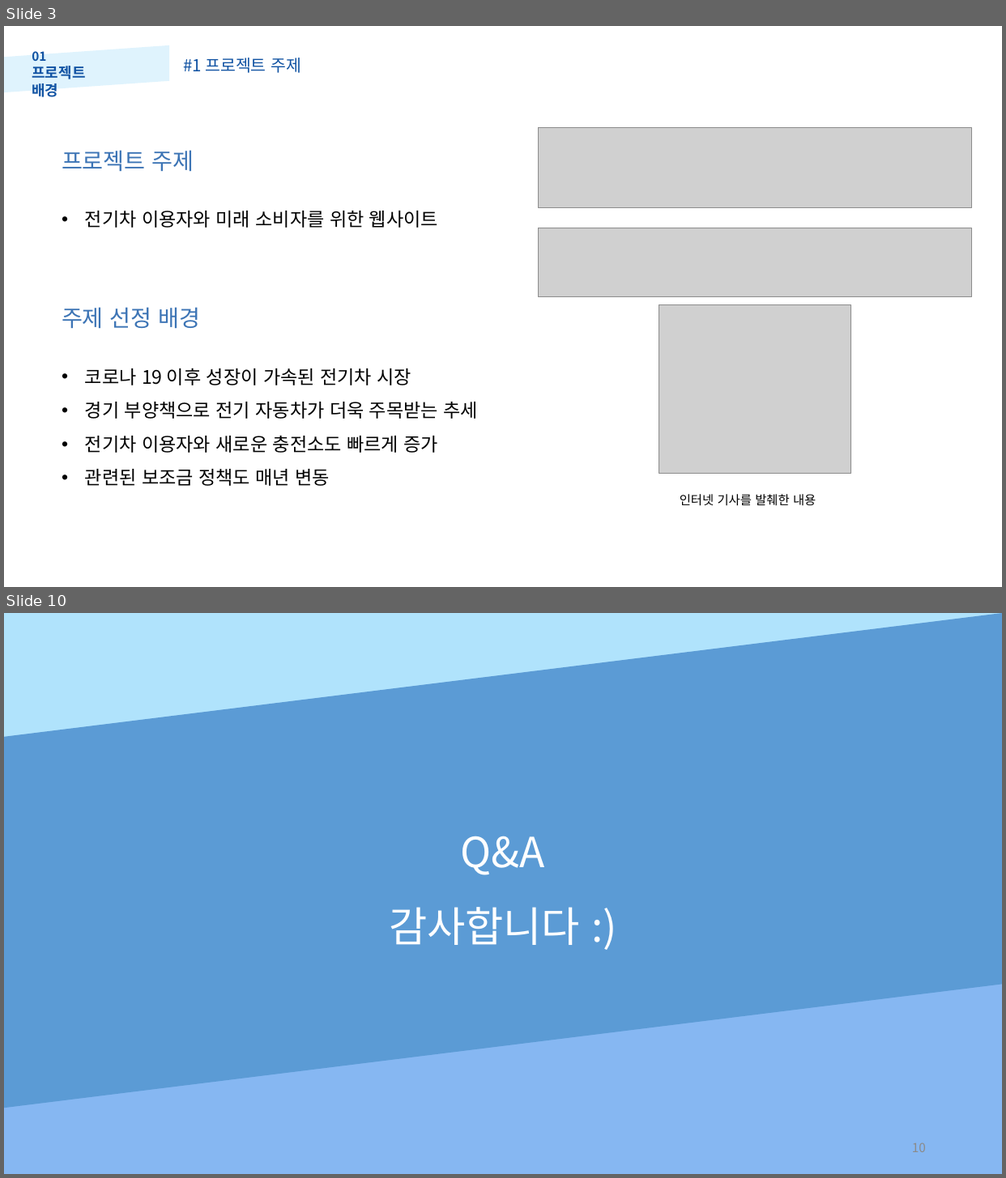
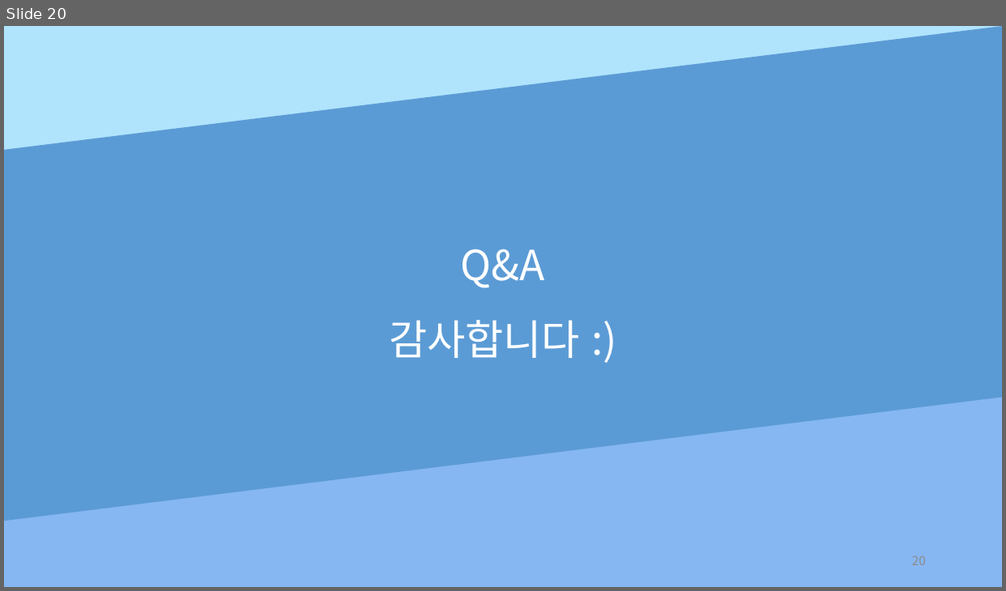
Before and after one commit to Hyun-JaeUng/wordchain, a slide deck: 포르폴리오_데이터영재.pptx. Shown one above the other, each under a label of ours: slides 3 and 10 before the commit, slide 20 after it; the slides between them are not shown. The pictures are 1006x1178 and 1006x591 pixels, drawn with LibreOffice and Linux fonts; fonts in the diff are those of the drawing; grey boxes stand for pictures. Boxes give left, top, right and bottom in pixels: in the first picture for what was removed or moved away, otherwise in the second. Text is boxed around its words. In the diff, an @@ line names an element or a change of style, - is before the commit and + after.

```diff
--- a/포르폴리오_데이터영재.pptx
+++ b/포르폴리오_데이터영재.pptx
@@ slide 3 removed at (x1=4, y1=26, x2=1002, y2=587), background #FFFFFF @@
@@ parallelogram removed at (x1=4, y1=45, x2=169, y2=93) @@
@@ text removed at (x1=32, y1=51, x2=85, y2=97) @@
-01
-프로젝트 배경
@@ text removed at (x1=183, y1=58, x2=302, y2=73) @@
-#1 프로젝트 주제
@@ picture removed at (x1=539, y1=128, x2=972, y2=208) @@
@@ text removed at (x1=62, y1=150, x2=194, y2=171) @@
-프로젝트 주제
@@ text removed at (x1=85, y1=211, x2=438, y2=228) @@
-• 전기차 이용자와 미래 소비자를 위한 웹사이트
@@ picture removed at (x1=539, y1=228, x2=972, y2=297) @@
@@ text removed at (x1=62, y1=307, x2=201, y2=328) @@
-주제 선정 배경
@@ picture removed at (x1=659, y1=305, x2=850, y2=474) @@
@@ text removed at (x1=85, y1=368, x2=478, y2=486) @@
-• 코로나 19 이후 성장이 가속된 전기차 시장
-• 경기 부양책으로 전기 자동차가 더욱 주목받는 추세
-• 전기차 이용자와 새로운 충전소도 빠르게 증가
-• 관련된 보조금 정책도 매년 변동
@@ text removed at (x1=680, y1=494, x2=816, y2=506) @@
-인터넷 기사를 발췌한 내용
@@ what was slide 10 is now slide 20 @@
@@ page number at (x1=912, y1=556, x2=926, y2=565): text changed @@
-10
+20
```
Also in this commit, not shown: 3 slides changed, 16 slides added, 5 other slides removed, 7 other files.
